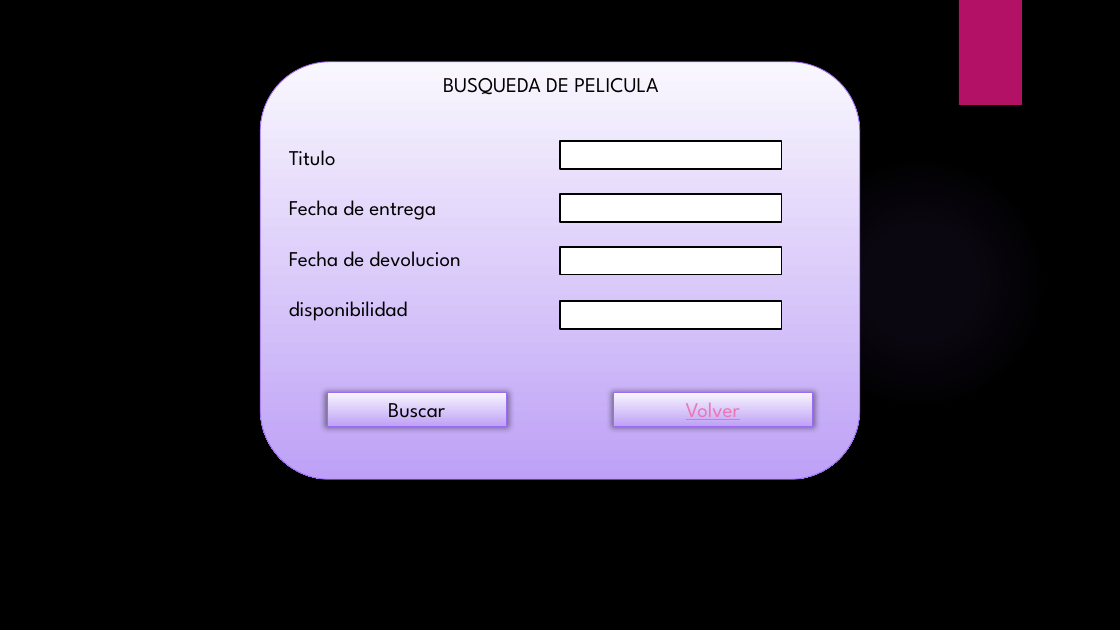
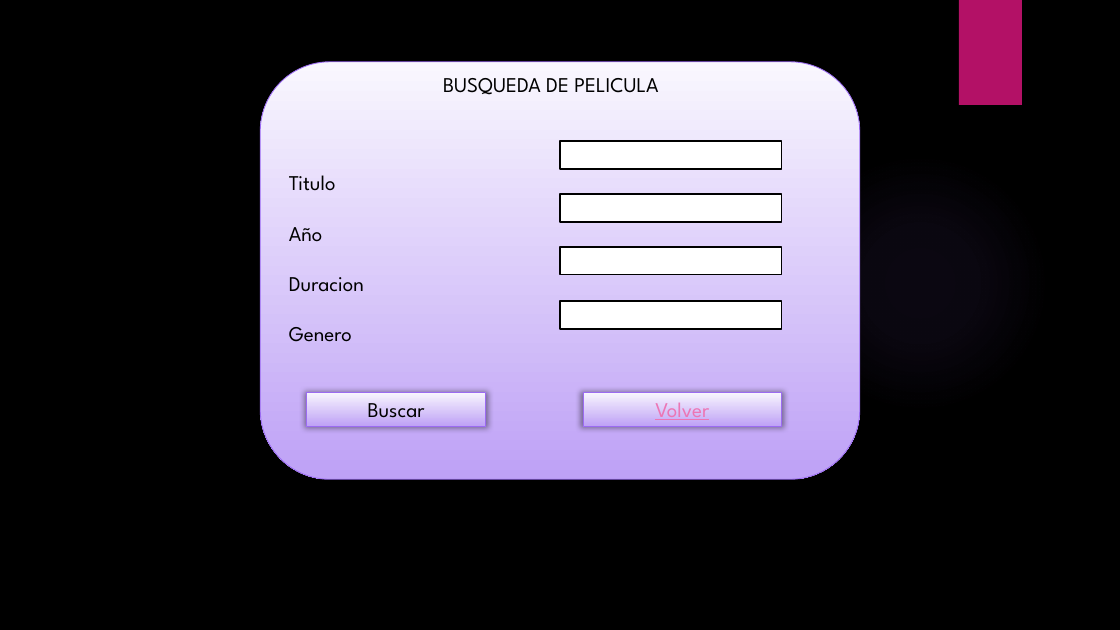
Before and after one commit to jhovanii/trabaja, a slide deck: slide 4 of mockup.pptx (slide 3 before the commit). Drawn at 1120x630 pixels with LibreOffice and Linux fonts; fonts in the diff are those of the drawing; background and template pictures are left out. Boxes give left, top, right and bottom in pixels: in the first picture for what was removed or moved away, otherwise in the second. Text is boxed around its words. In the diff, an @@ line names an element or a change of style, - is before the commit and + after.

```diff
--- a/mockup.pptx
+++ b/mockup.pptx
@@ text in rounded rectangle at [289,227,364,342]: text changed @@
-Fecha de entrega
-Fecha de devolucion
-disponibilidad
+Año
+Duracion
+Genero
@@ rectangle "Buscar": place and size @@
-rectangle "Buscar" at [327,392,507,427]
+rectangle "Buscar" at [307,392,486,427]
@@ rectangle "Volver": place and size @@
-rectangle "Volver" at [613,392,812,427]
+rectangle "Volver" at [583,392,781,427]
```
Also in this commit, not shown: 1 slide added, 1 other file.
